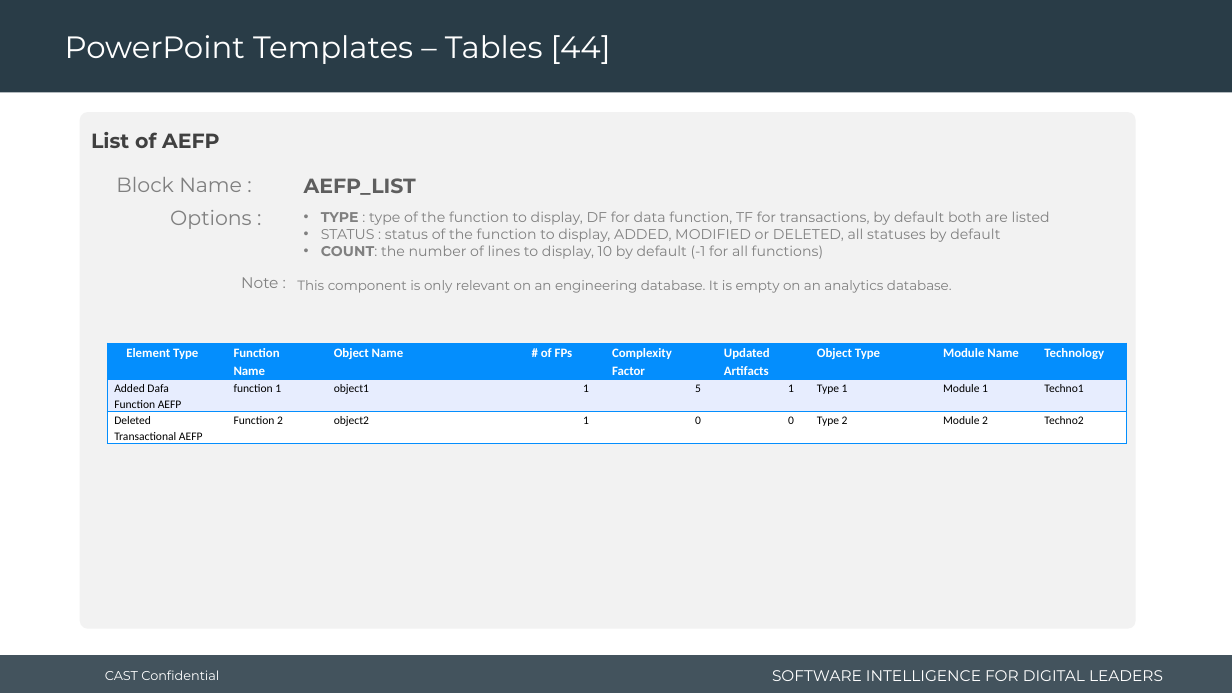
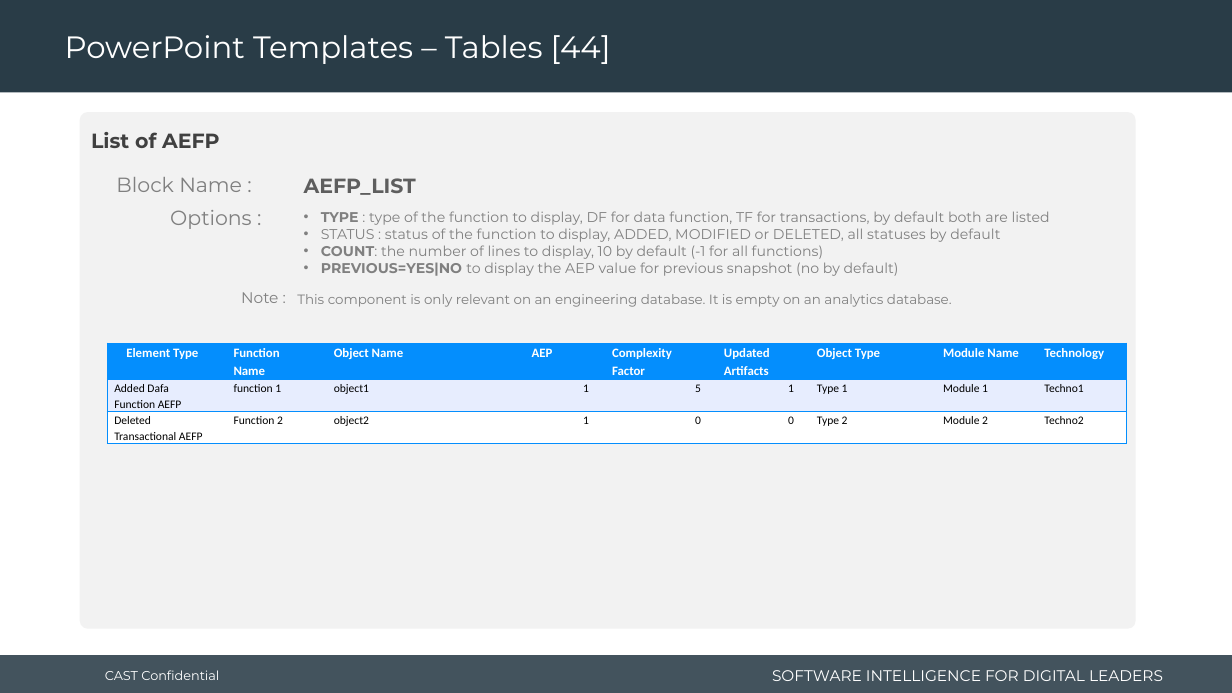
Before and after one commit to CAST-projects/CAST-ReportGenerator, a slide deck: slide 78 of CastReporting.Reporting.Core/Templates/Application/Component library/1- Powerpoint-components-library.pptx. Drawn at 1232x693 pixels with LibreOffice and Linux fonts; fonts in the diff are those of the drawing; background and template pictures are left out. Boxes give left, top, right and bottom in pixels: in the first picture for what was removed or moved away, otherwise in the second. Text is boxed around its words. In the diff, an @@ line names an element or a change of style, - is before the commit and + after.

Commit message:
REPORTGEN-970: update library templates

```diff
--- a/CastReporting.Reporting.Core/Templates/Application/Component library/1- Powerpoint-components-library.pptx
+++ b/CastReporting.Reporting.Core/Templates/Application/Component library/1- Powerpoint-components-library.pptx
@@ text at <box>321,262,899,276</box>: paragraph added @@
+• PREVIOUS=YES|NO to display the AEP value for previous snapshot (no by default)
@@ text "Note :": place and size @@
-text "Note :" at <box>241,277,278,288</box>
+text "Note :" at <box>241,292,278,303</box>
@@ text "This component is only relevant ...": place and size @@
-text "This component is only relevant ..." at <box>297,280,952,293</box>
+text "This component is only relevant ..." at <box>297,294,952,307</box>
@@ table at <box>107,343,1128,444</box> @@
-row 1, column 4: # of FPs
+row 1, column 4: AEP
```
Also in this commit, not shown: 1 other slide changed, 2 other files.
